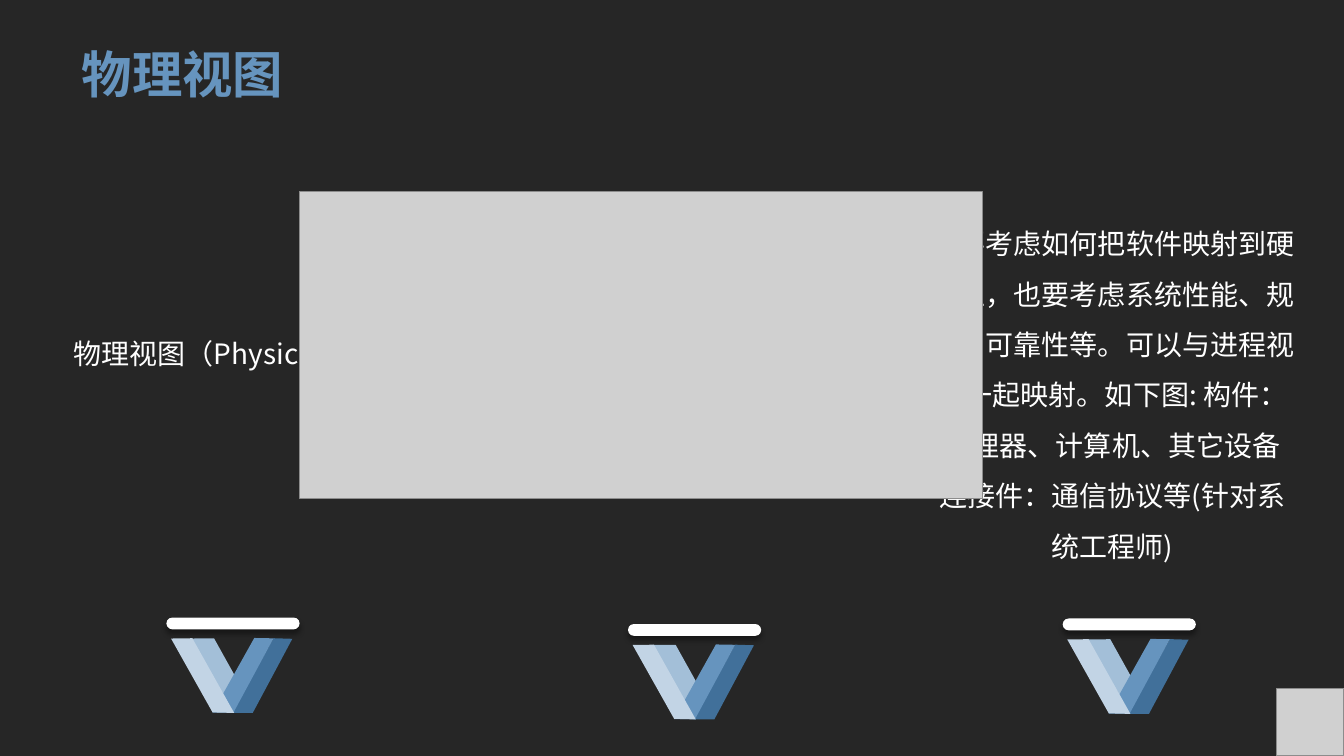
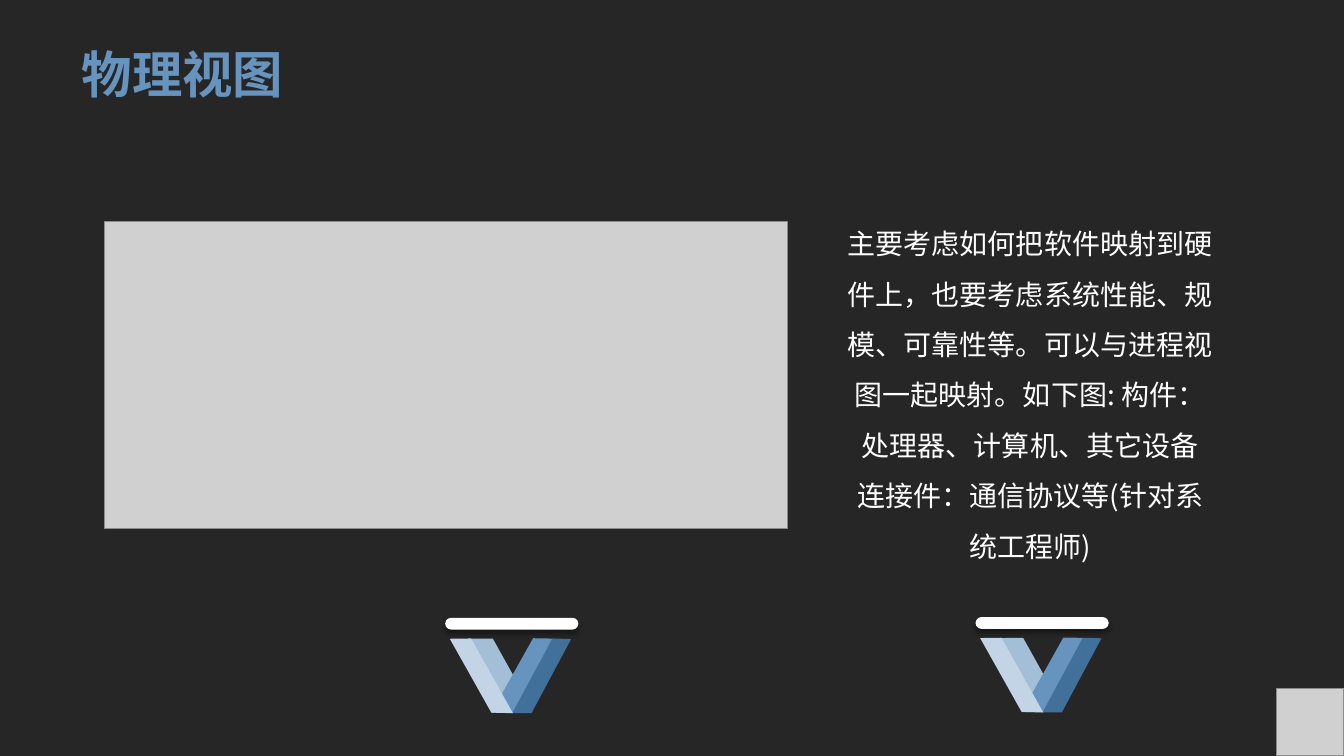
Before and after one commit to ToryXu0407/Project_yc, a slide deck: slide 15 of 翻转课堂/翻转课堂4+1View.pptx. Drawn at 1344x756 pixels with LibreOffice and Linux fonts; fonts in the diff are those of the drawing; grey boxes stand for pictures. Boxes give left, top, right and bottom in pixels: in the first picture for what was removed or moved away, otherwise in the second. Text is boxed around its words. In the diff, an @@ line names an element or a change of style, - is before the commit and + after.

```diff
--- a/翻转课堂/翻转课堂4+1View.pptx
+++ b/翻转课堂/翻转课堂4+1View.pptx
@@ text "主要考虑如何把软件映射到硬件上，也要考虑系统性能、规模、可靠性等。可以与进程视图一起映射。如下图: 构件：处理器、计算机 ..." rewrapped from [930, 226, 1295, 563] to [848, 230, 1213, 563] @@
@@ picture: place and size @@
-picture at [299, 192, 982, 498]
+picture at [105, 222, 787, 528]
@@ text removed at [74, 340, 299, 371] @@
-物理视图（Physic View）
@@ rounded rectangle removed at [166, 618, 299, 630] @@
@@ rounded rectangle: place and size @@
-rounded rectangle at [628, 624, 761, 636]
+rounded rectangle at [446, 618, 579, 630]
@@ 3 freeform shapes: place and size @@
-3 freeform shapes at [653, 635, 756, 728]
+3 freeform shapes at [470, 629, 574, 722]
@@ freeform shape: place and size @@
-freeform shape at [1088, 630, 1147, 715]
+freeform shape at [1000, 628, 1060, 713]
@@ group removed at [171, 629, 294, 722]: 4 freeform shapes @@
@@ freeform shape: place and size @@
-freeform shape at [632, 637, 696, 730]
+freeform shape at [450, 630, 513, 722]
@@ freeform shape: place and size @@
-freeform shape at [1068, 631, 1131, 723]
+freeform shape at [980, 630, 1044, 722]
@@ 2 freeform shapes, 1 rounded rectangle: place and size @@
-2 freeform shapes, 1 rounded rectangle at [1063, 619, 1196, 723]
+2 freeform shapes, 1 rounded rectangle at [976, 617, 1109, 721]
```
Also in this commit, not shown: 12 other slides changed, 8 slides added.
